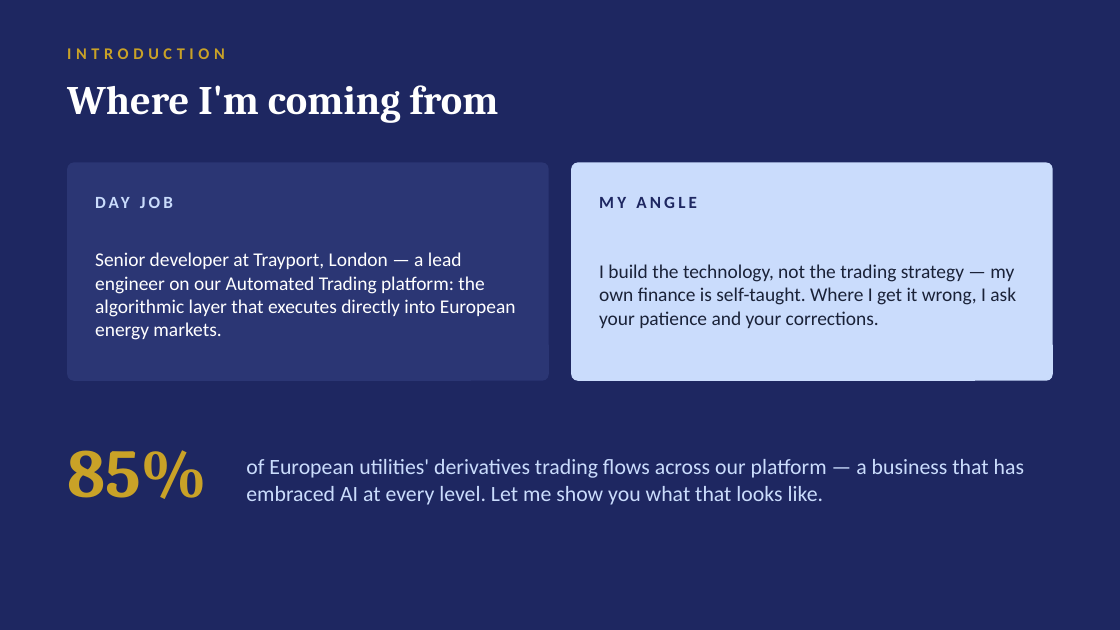
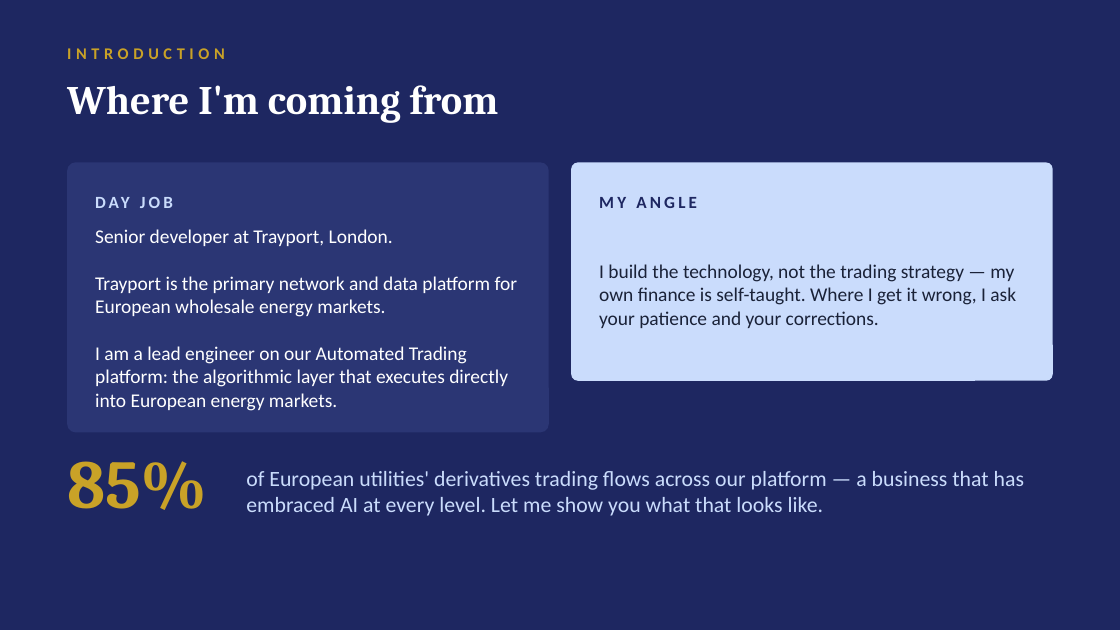
Before and after one commit to simonwatkins/Shane, a slide deck: slide 2 of presentation/an-all-weather-analyst-v3.pptx. Drawn at 1120x630 pixels with LibreOffice and Linux fonts; fonts in the diff are those of the drawing. Boxes give left, top, right and bottom in pixels: in the first picture for what was removed or moved away, otherwise in the second. Text is boxed around its words. In the diff, an @@ line names an element or a change of style, - is before the commit and + after.

```diff
--- a/presentation/an-all-weather-analyst-v3.pptx
+++ b/presentation/an-all-weather-analyst-v3.pptx
@@ rounded rectangle: place and size @@
-rounded rectangle at [67,162,549,381]
+rounded rectangle at [67,162,549,432]
@@ text at [95,229,517,411]: text changed @@
-Senior developer at Trayport, London — a lead engineer on our Automated Trading platform: the algorithmic layer that executes directly into European energy markets.
+Senior developer at Trayport, London.
+Trayport is the primary network and data platform for European wholesale energy markets.
+I am a lead engineer on our Automated Trading platform: the algorithmic layer that executes directly into European energy markets.
@@ text "85%": place and size @@
-text "85%" at [67,450,207,499]
+text "85%" at [67,461,207,510]
@@ text "of European utilities' derivatives trading ...": place and size @@
-text "of European utilities' derivatives trading ..." at [246,459,1024,505]
+text "of European utilities' derivatives trading ..." at [246,471,1024,516]
```
Also in this commit, not shown: 2 other slides changed, 5 slides added, 5 other files.
